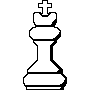
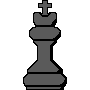
Revision of a layered 90×90 image; what changed, layer by layer:
painted on "Hintergrund" over [24, 1, 65, 89]
